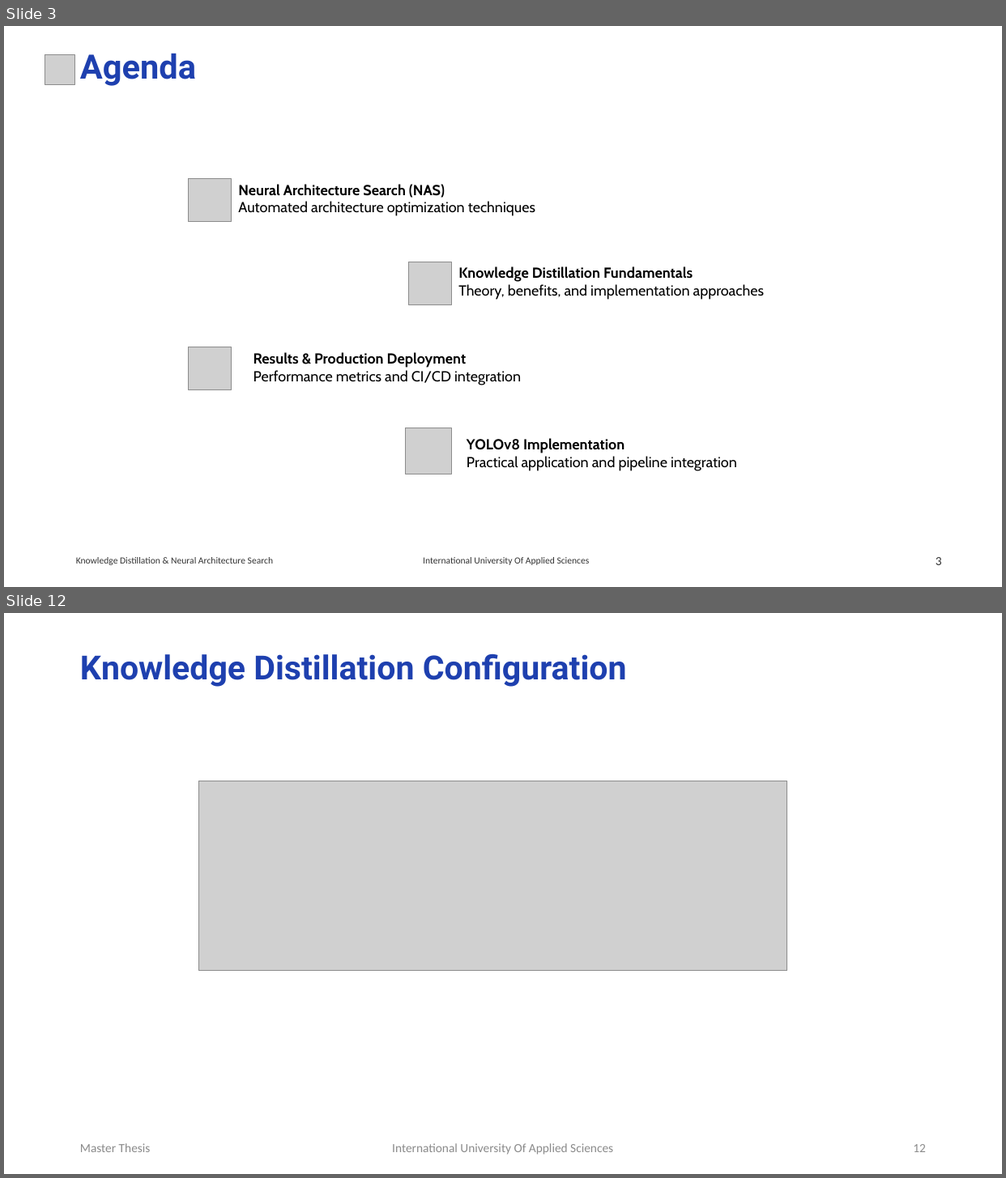
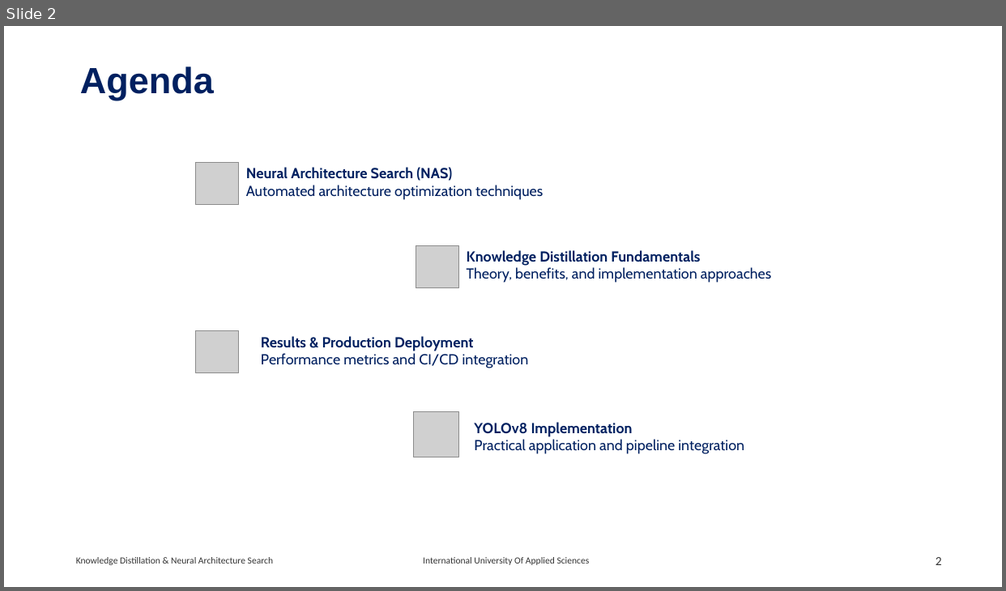
Before and after one commit to RajeshRamadas/yolov8-model-optimization, a slide deck: 01-Project-management/presentation/KnowledgeDistillation.pptx. Shown one above the other, each under a label of ours: slides 3 and 12 before the commit, slide 2 after it; the slides between them are not shown. The pictures are 1006x1178 and 1006x591 pixels, drawn with LibreOffice and Linux fonts; fonts in the diff are those of the drawing; grey boxes stand for pictures. Boxes give left, top, right and bottom in pixels: in the first picture for what was removed or moved away, otherwise in the second. Text is boxed around its words. In the diff, an @@ line names an element or a change of style, - is before the commit and + after.

```diff
--- a/01-Project-management/presentation/KnowledgeDistillation.pptx
+++ b/01-Project-management/presentation/KnowledgeDistillation.pptx
@@ slide 12 removed at bbox=[4, 613, 1002, 1174], background #FFFFFF @@
@@ title removed at bbox=[80, 653, 627, 687] @@
-Knowledge Distillation Configuration
@@ picture removed at bbox=[198, 781, 787, 971] @@
@@ text removed at bbox=[80, 1144, 151, 1152] @@
-Master Thesis
@@ text removed at bbox=[392, 1144, 613, 1155] @@
-International University Of Applied Sciences
@@ page number removed at bbox=[913, 1144, 926, 1152] @@
-12
@@ what was slide 3 is now slide 2 @@
@@ slide 2 changed as well @@
@@ picture removed at bbox=[45, 55, 75, 85] @@
@@ text "Agenda" at bbox=[80, 66, 214, 101]: size 32.4 to 35.1 pt, font Roboto to Arial, text colour #1E40AF to #002060; line spacing 0.7 to 0.9 @@
@@ 4 texts, 4 pictures, 1 title: place and size @@
-4 texts, 4 pictures, 1 title at bbox=[188, 179, 764, 474]
+4 texts, 4 pictures, 1 title at bbox=[196, 162, 771, 457]
@@ text colour #000000 to #002060 in 4 elements at bbox=[474, 422, 744, 454], bbox=[467, 250, 771, 283], bbox=[246, 167, 543, 200], bbox=[261, 336, 529, 369] @@
@@ page number at bbox=[936, 557, 942, 565]: text changed @@
-3
+2
```
Also in this commit, not shown: 10 other slides changed, 5 slides added, 6 other slides removed.
